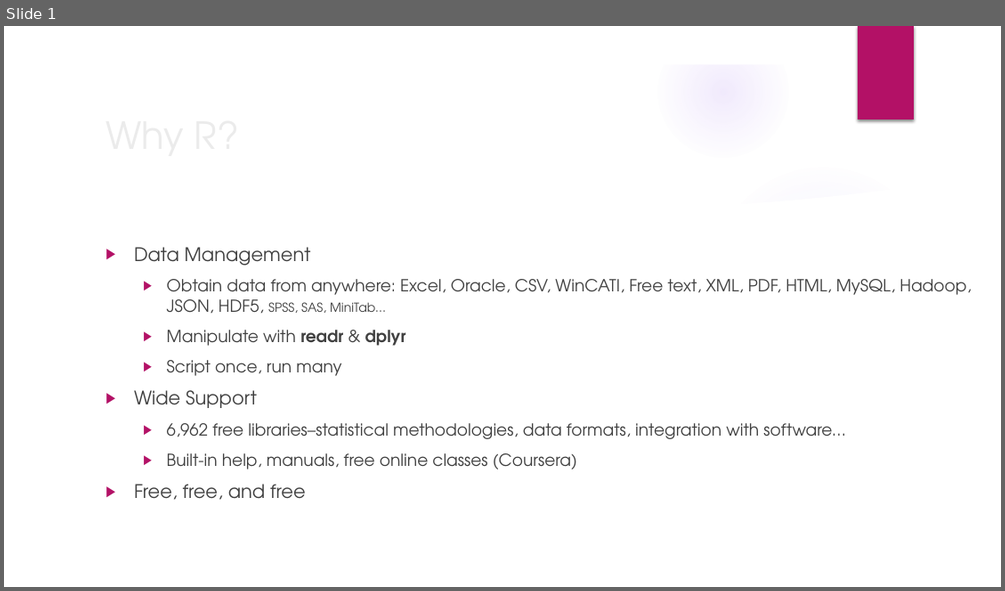
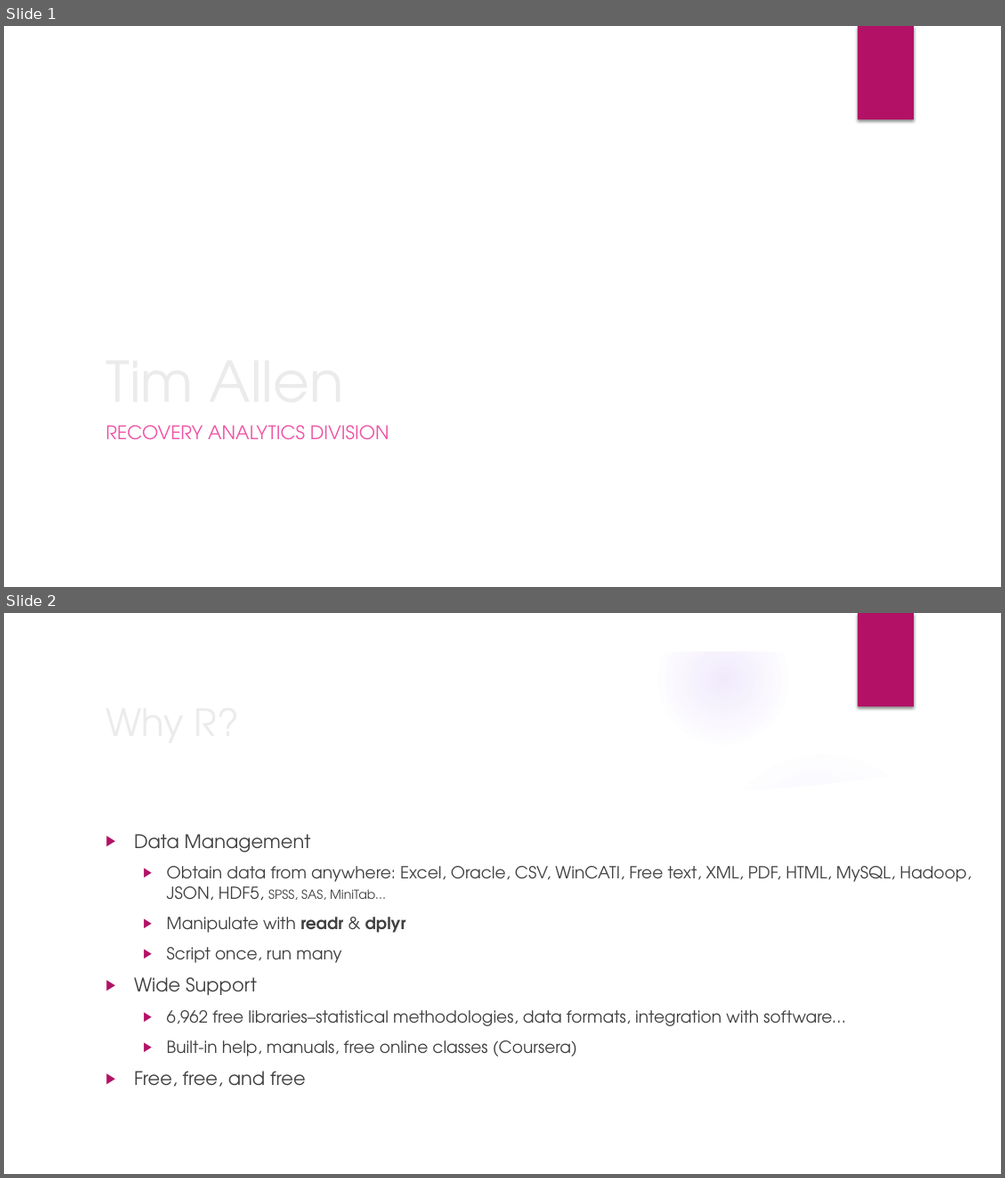
Before and after one commit to TimothyChenAllen/ten_tasks, a slide deck: why_r.pptx. Shown one above the other, each under a label of ours: slide 1 before the commit, slides 1 and 2 after it. The pictures are 1005x591 and 1005x1178 pixels, drawn with LibreOffice and Linux fonts; fonts in the diff are those of the drawing; background and template pictures are left out. Boxes give left, top, right and bottom in pixels: in the first picture for what was removed or moved away, otherwise in the second. Text is boxed around its words. In the diff, an @@ line names an element or a change of style, - is before the commit and + after.

```diff
--- a/why_r.pptx
+++ b/why_r.pptx
@@ slide 1 added at (4,26,1001,587), background picture (left out); not listed: 1 template element that a slide beside it also shows @@
@@ title added at (105,425,343,427), 54 pt, text #EBEBEB @@
+Tim Allen
@@ subtitle added at (105,425,389,440), 18 pt, text #EF53A5 @@
+RECOVERY ANALYTICS DIVISION
@@ what was slide 1 is now slide 2 @@
```
Also in this commit, not shown: 1 slide changed.
